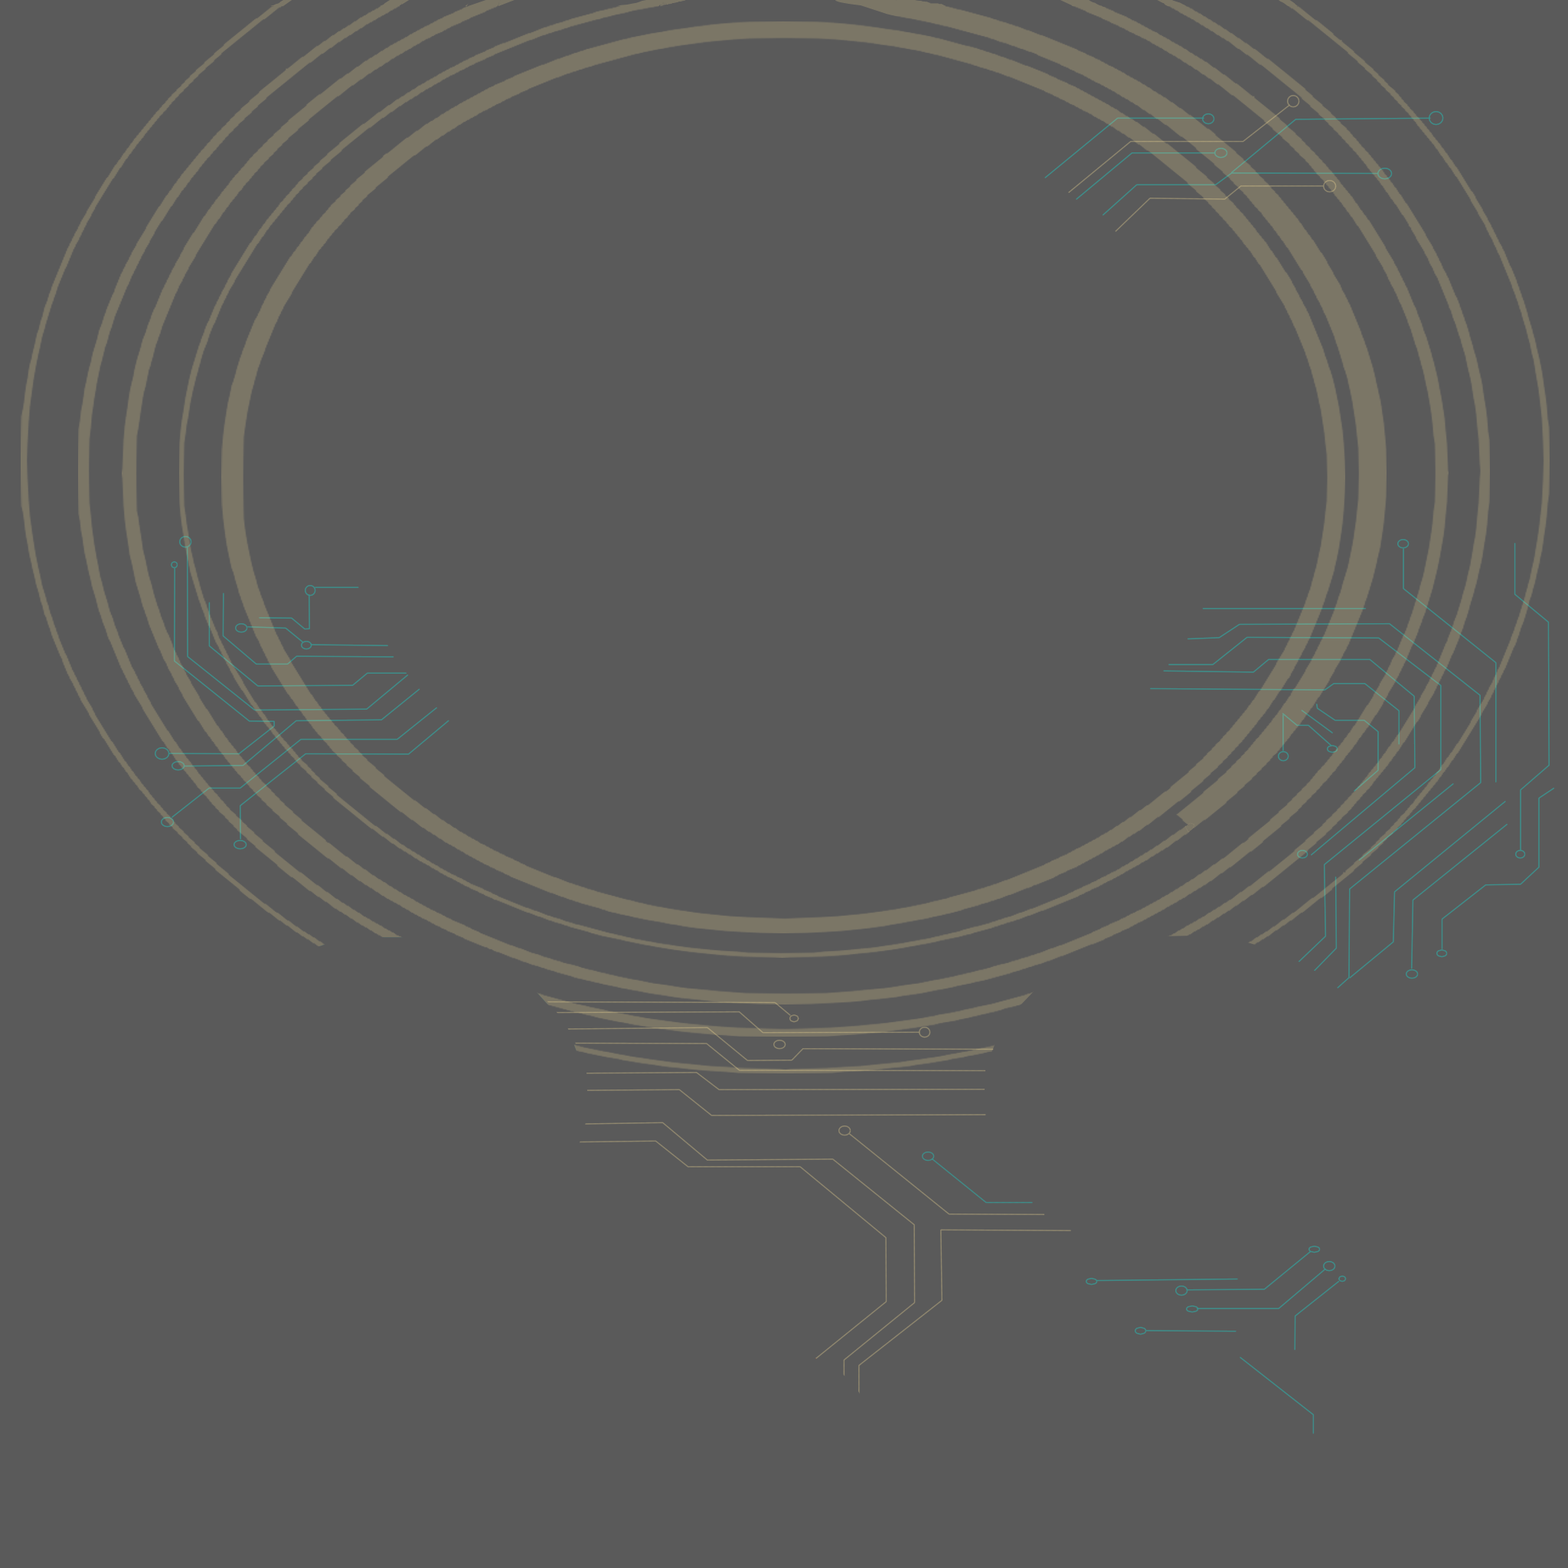
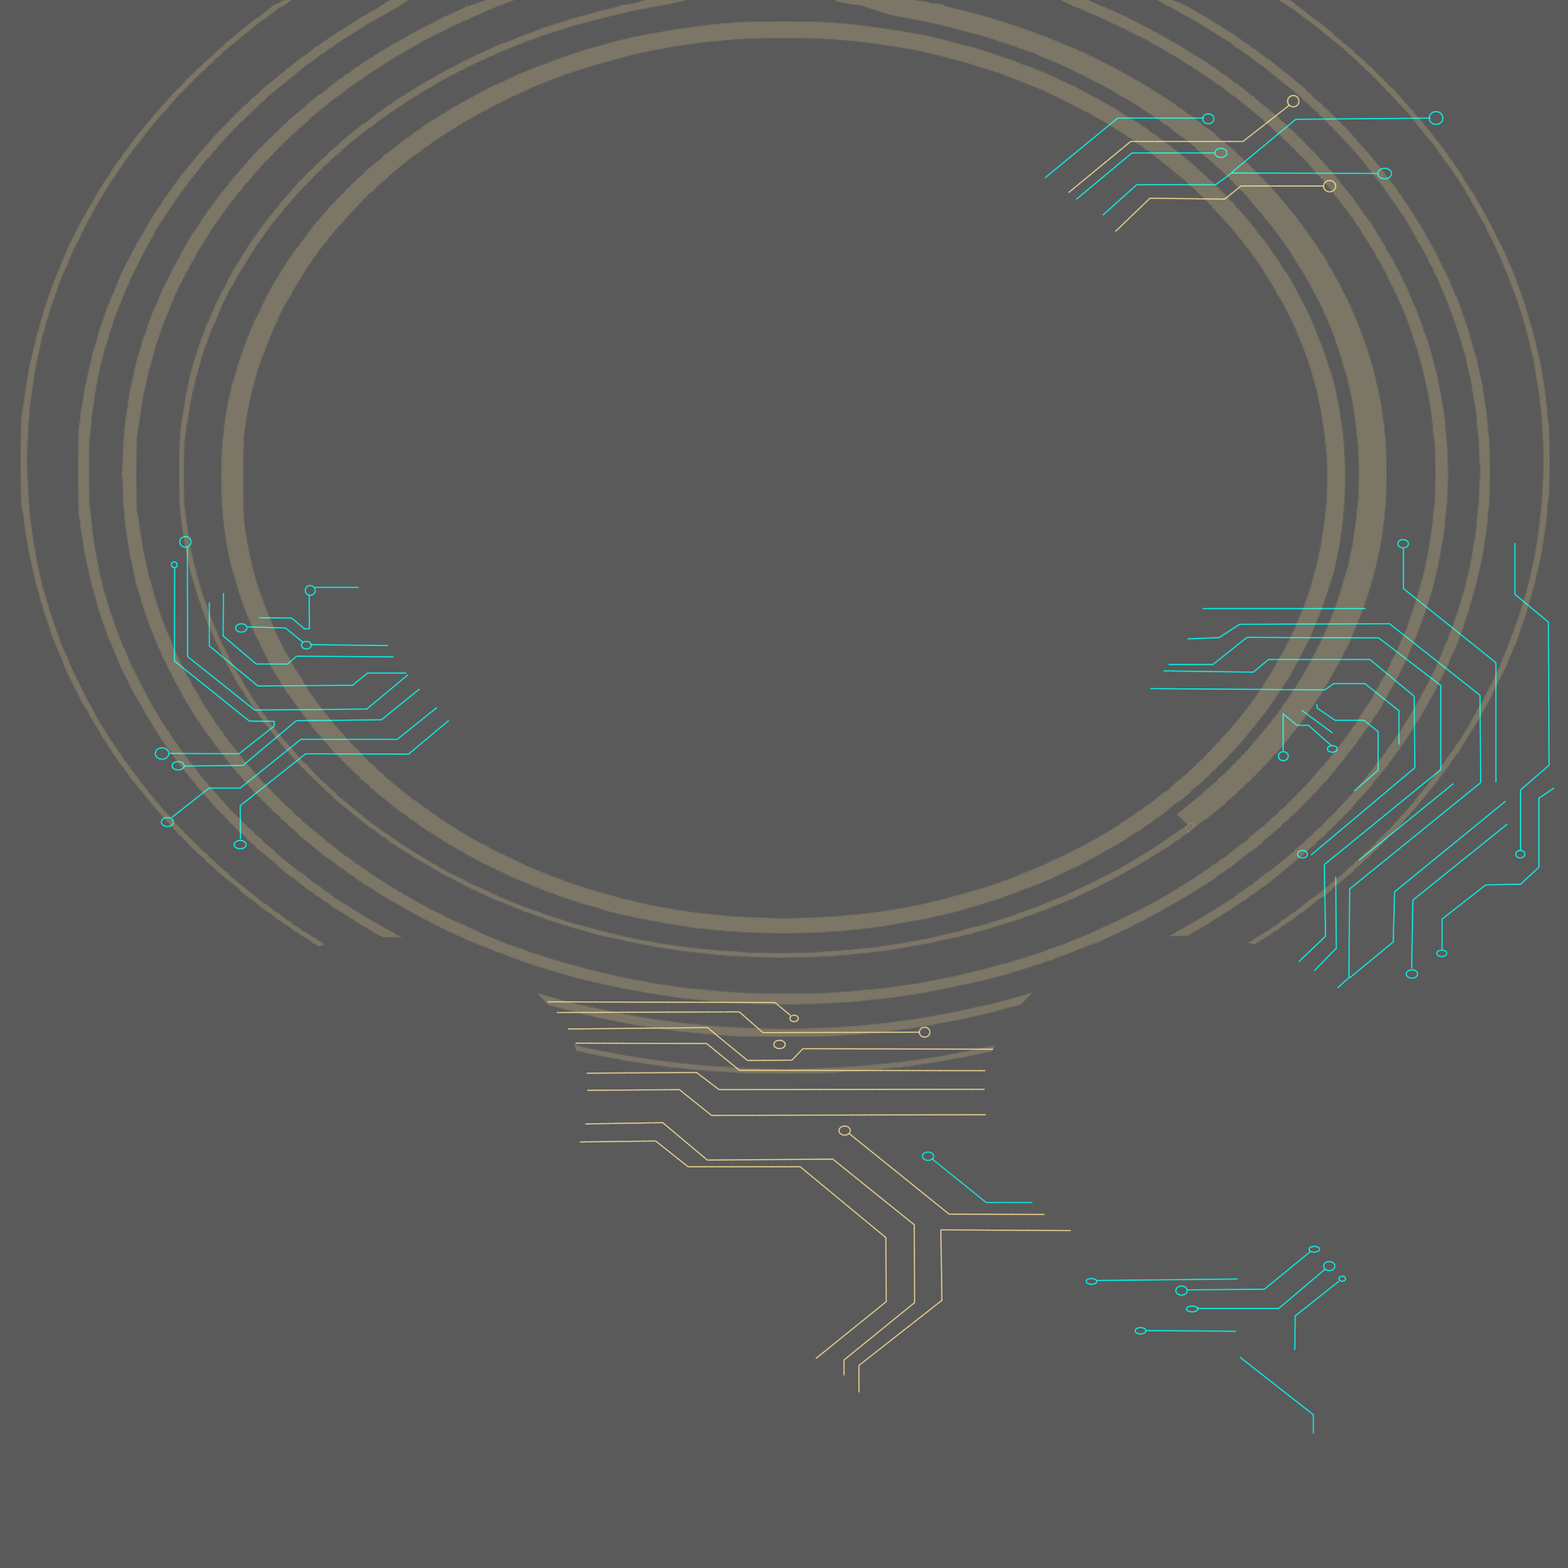
Comparing the layer stacks of the two 1568×1568 images. Changes:
painted on "clipped" (1st of 4, in "concentric circles") over [left=154, top=94, right=1555, bottom=1435]
painted on "clipping mask" (1st of 3, in "concentric circles") over [left=154, top=94, right=1555, bottom=1127]
"orangish lines": opacity 36% → 98% over [left=154, top=94, right=1555, bottom=1435]
painted on "clipped" (2nd of 4, in "orangish lines") over [left=154, top=94, right=1555, bottom=1435]
"blueish lines": opacity 34% → 100% over [left=154, top=94, right=1555, bottom=1435]
painted on "clipped" (4th of 4, in "blueish lines") over [left=154, top=94, right=1555, bottom=1435]
painted on "clipping mask" (3rd of 3, in "blueish lines") over [left=154, top=98, right=1555, bottom=1435]
painted on "panel details.png" over [left=154, top=94, right=1555, bottom=1435]